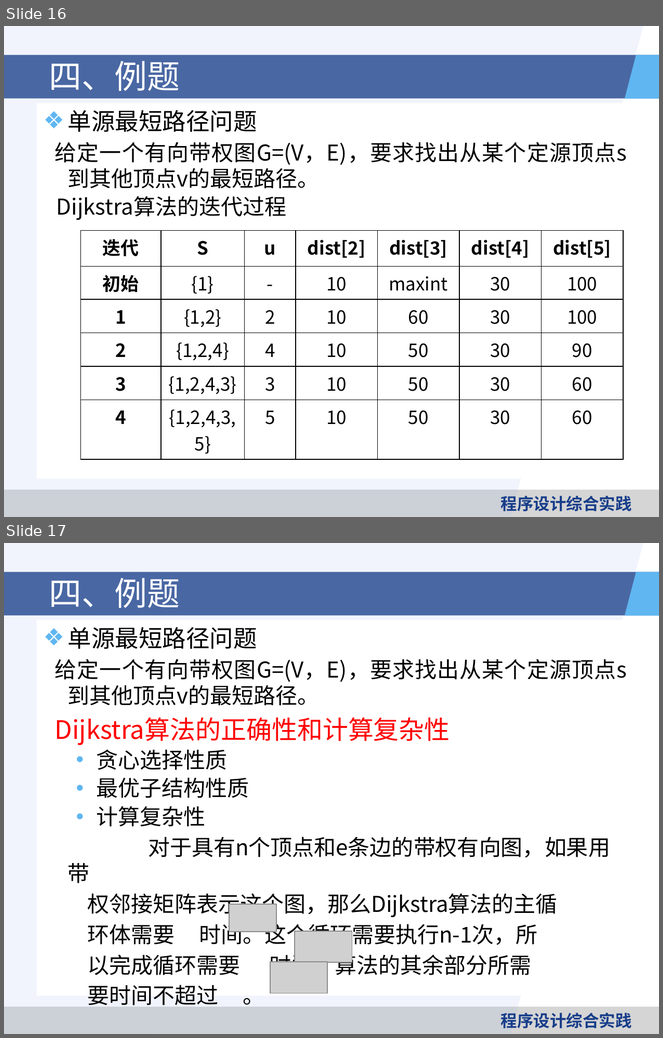
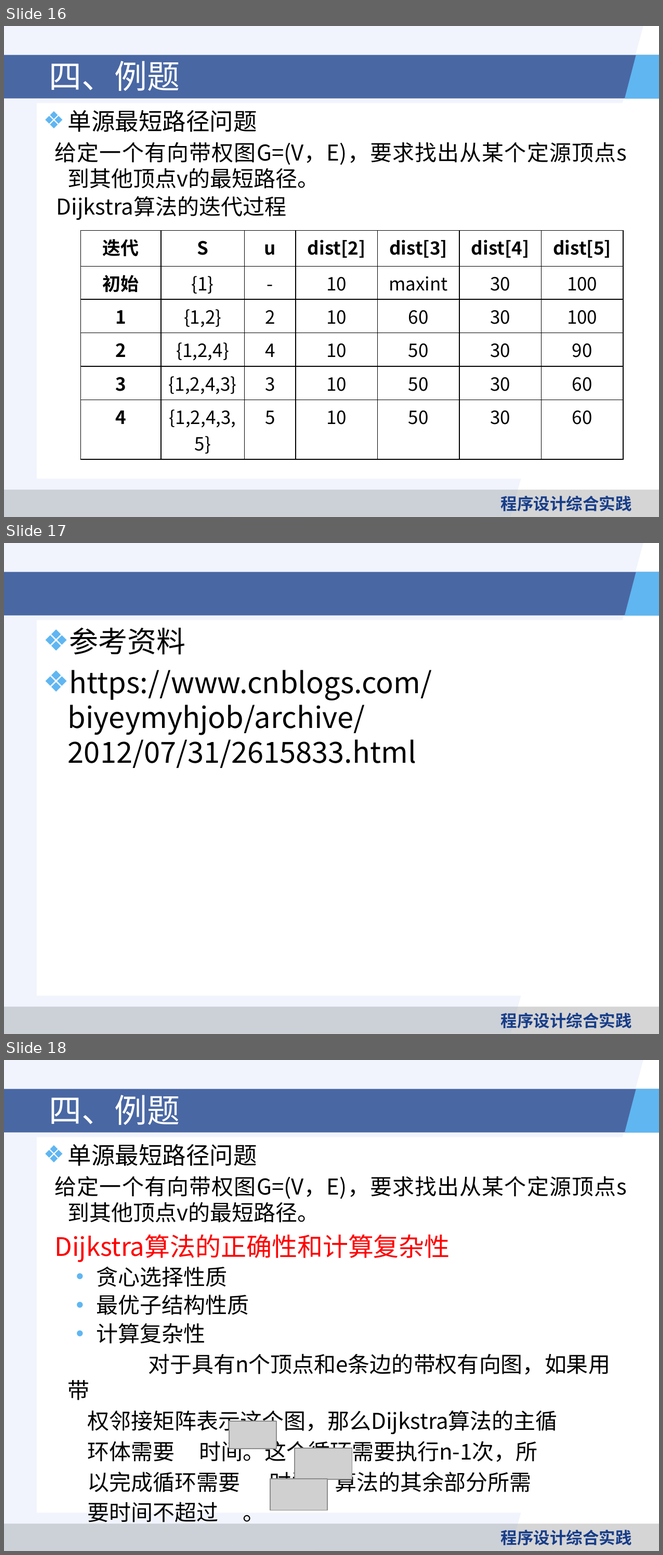
Before and after one commit to heyuantao/ProgrammingPracticeCourse, a slide deck: 课件/第六讲：贪心算法.pptx. Shown one above the other, each under a label of ours: slides 16 and 17 before the commit, slides 16, 17 and 18 after it. The pictures are 663x1038 and 663x1555 pixels, drawn with LibreOffice and Linux fonts; fonts in the diff are those of the drawing; grey boxes stand for pictures; background and template pictures are left out. Boxes give left, top, right and bottom in pixels: in the first picture for what was removed or moved away, otherwise in the second. Text is boxed around its words. In the diff, an @@ line names an element or a change of style, - is before the commit and + after.

Commit message:
dj

```diff
--- a/课件/第六讲：贪心算法.pptx
+++ b/课件/第六讲：贪心算法.pptx
@@ slide 17 added at <box>4,543,659,1034</box>, background #FFFFFF; not listed: 5 template elements that a slide beside it also shows @@
@@ text added at <box>37,620,626,996</box>, fill #FFFFFF, 32 pt, text #000000 @@
+❖ 参考资料
+❖ https://www.cnblogs.com/biyeymyhjob/archive/2012/07/31/2615833.html
@@ what was slide 17 is now slide 18 @@
```
